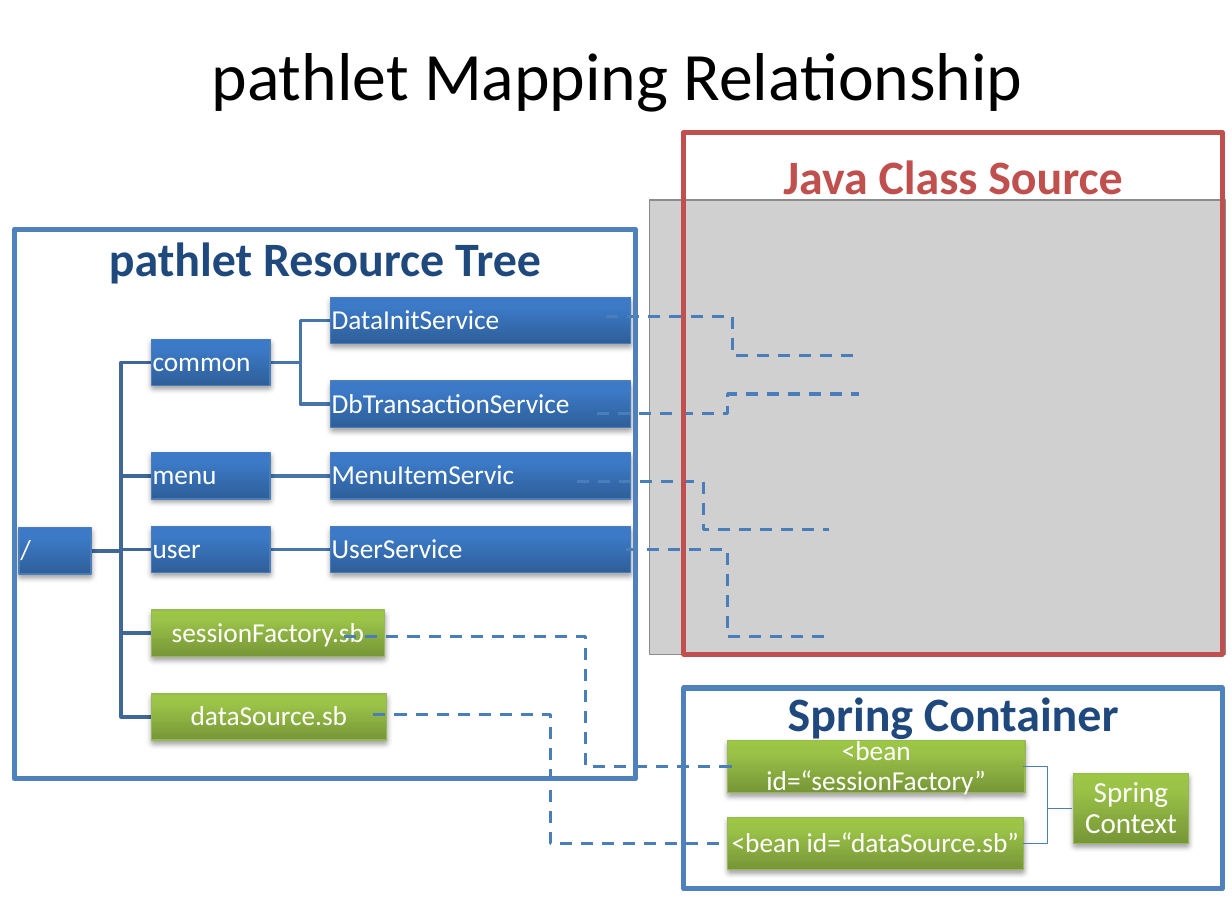
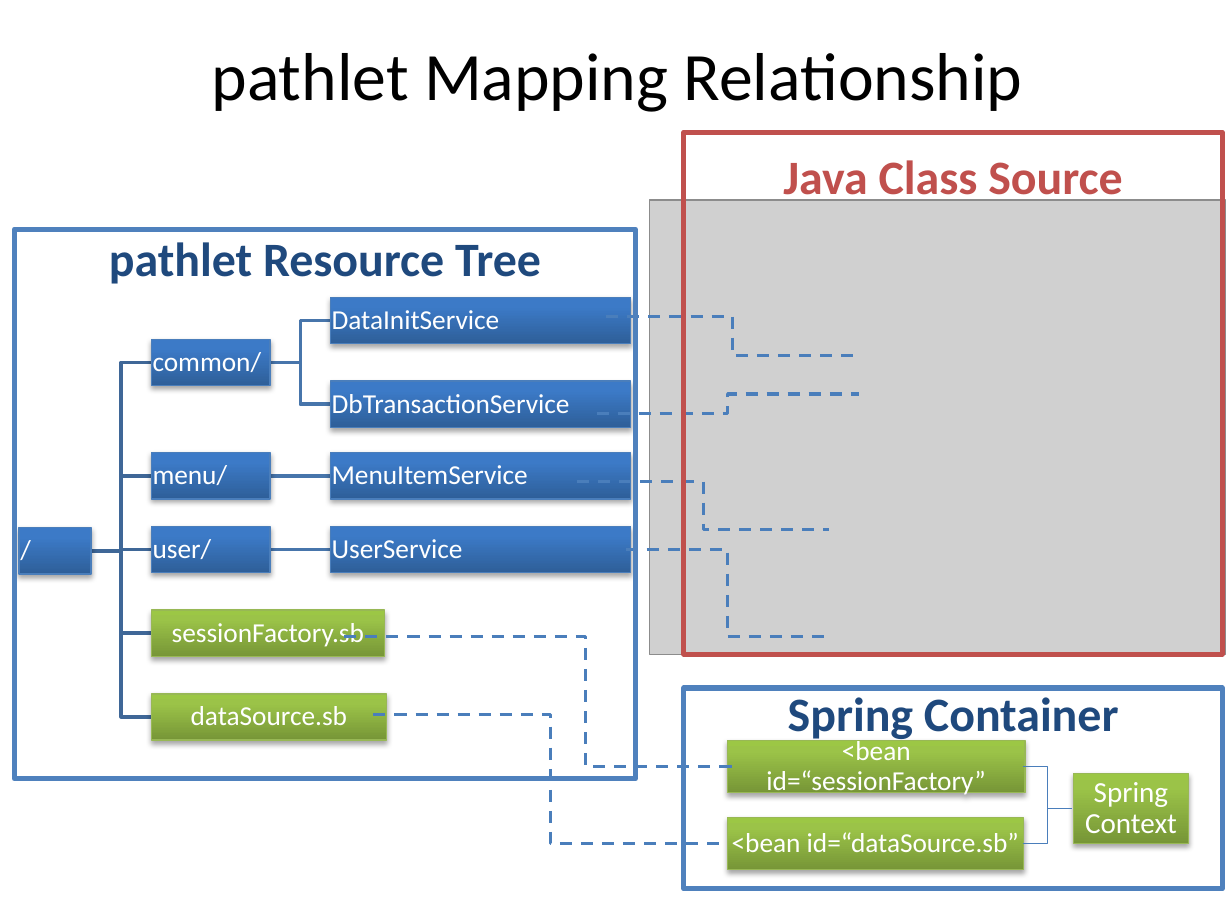
Before and after one commit to zhangclong/pathlet, a slide deck: slide 9 of docs/Pathlet 设计简介.pptx (slide 8 before the commit). Drawn at 1232x924 pixels with LibreOffice and Linux fonts; fonts in the diff are those of the drawing; grey boxes stand for pictures. Boxes give left, top, right and bottom in pixels: in the first picture for what was removed or moved away, otherwise in the second. Text is boxed around its words. In the diff, an @@ line names an element or a change of style, - is before the commit and + after.

Commit message:
1. Revised the Pathlet guide. 2. Modified the core test code

```diff
--- a/docs/Pathlet 设计简介.pptx
+++ b/docs/Pathlet 设计简介.pptx
@@ text at bbox=[153, 352, 262, 372]: text changed @@
-common
+common/
@@ text at bbox=[153, 465, 228, 485]: text changed @@
-menu
+menu/
@@ text at bbox=[332, 465, 528, 484]: text changed @@
-MenuItemServic
+MenuItemService
@@ text at bbox=[153, 539, 212, 559]: text changed @@
-user
+user/
```
Also in this commit, not shown: 3 other slides changed, 3 slides added, 1 slide removed, 39 other files.
